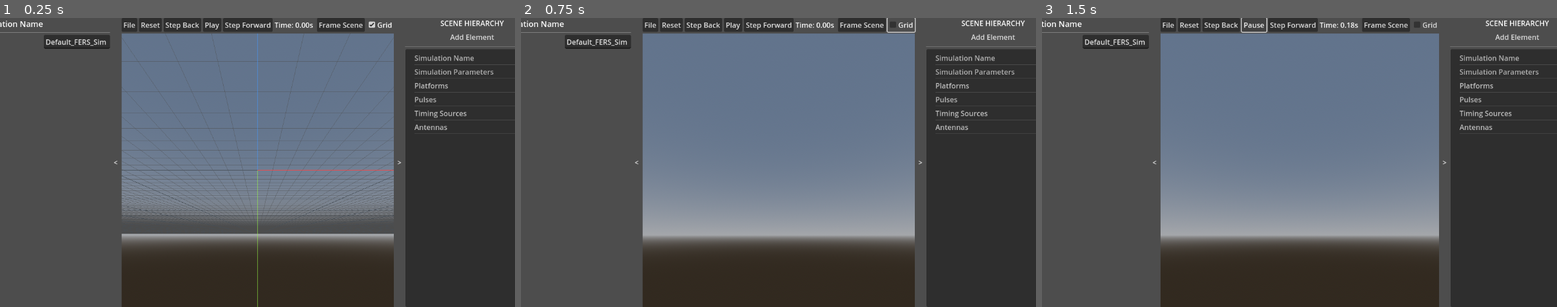
Above: before the commit, frames 1-3 (left to right).
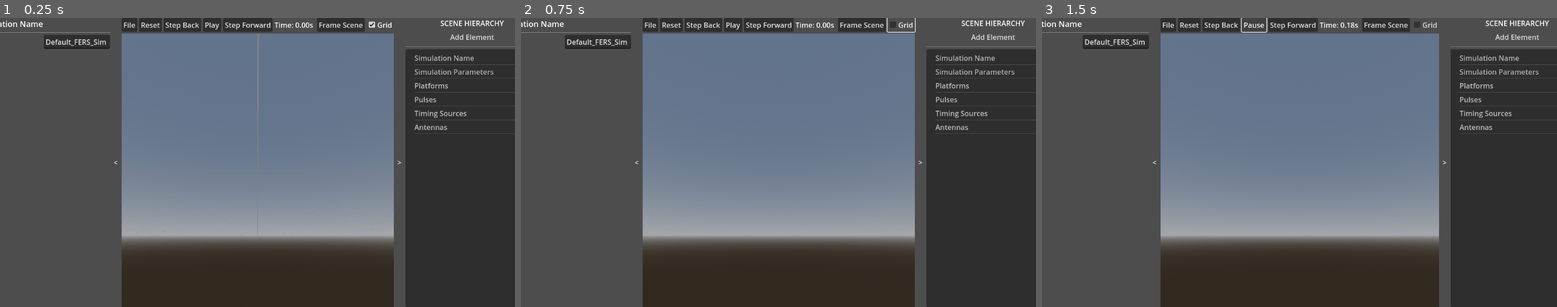
Above: after the commit, the same moments.

Repository: the-user-created/FERS_UI
Game: Godot game, scene res://scenes/main.tscn
Same seed, same stepped clock (60 frames per second), same inputs: the game is played once before the commit and once after it.
Inputs:
- Up to frame 1 (0.25 s): no input
- Up to frame 2 (0.75 s): click "Grid" at 0.5 s
- Up to frame 3 (1.5 s): click "Play" at 1.25 s

The runs differ from the first frame. In frame 1, 6.5% of the frame differs, in the area x 23-77%, y 5-100%; in frame 2, nothing differs; in frame 3, nothing differs.

Commit message:
feat: implement very basic grid shader

Diff:
--- /dev/null
+++ b/assets/shaders/grid_shader.gdshader
@@ -0,0 +1,38 @@
+shader_type spatial;
+// Unshaded so it's not affected by lighting.
+// Cull disabled so it's visible from below.
+// Blend mix so alpha channel is used for transparency.
+render_mode unshaded, cull_disabled, blend_mix;
+
+uniform vec4 grid_color : source_color = vec4(0.5, 0.5, 0.5, 1.0);
+uniform float grid_spacing = 10.0;
+uniform float line_width = 0.05;
+
+// The vertex's world-space position, passed from the vertex shader.
+varying vec3 world_position;
+
+void vertex() {
+	// Pass the world-space position of the vertex to the fragment shader.
+	world_position = (MODEL_MATRIX * vec4(VERTEX, 1.0)).xyz;
+}
+
+void fragment() {
+	// The fragment shader is executed on the XZ plane of the quad.
+	// We check if the fragment's world position is on a grid line.
+
+	// This calculates distance to the nearest grid line on both X and Z axes.
+	float dist_x = min(mod(world_position.x, grid_spacing), grid_spacing - mod(world_position.x, grid_spacing));
+	float dist_z = min(mod(world_position.z, grid_spacing), grid_spacing - mod(world_position.z, grid_spacing));
+
+	// The distance to the nearest line (either vertical or horizontal).
+	float min_dist = min(dist_x, dist_z);
+
+	// If the distance is less than half the desired line width, this pixel is on a line.
+	if (min_dist < line_width / 2.0) {
+		ALBEDO = grid_color.rgb;
+		ALPHA = grid_color.a;
+	} else {
+		// Otherwise, discard the pixel to make it fully transparent.
+		discard;
+	}
+}
--- a/scripts/views/world_3d_view.gd
+++ b/scripts/views/world_3d_view.gd
@@ -15,12 +15,9 @@
 @export var boresight_length: float = 30.0 # Default length for boresight visuals
 @export_category("Grid")
 @export var show_grid: bool = true
-@export var grid_max_render_size: float = 1000.0
-@export var major_line_color := Color.from_string("474f57", Color.DARK_SLATE_GRAY)
-@export var minor_line_color := Color(0.3, 0.3, 0.3, 0.5)
-@export var x_axis_color := Color.from_string("ff4444", Color.RED)
-@export var y_axis_color := Color.from_string("99ff44", Color.GREEN)
-@export var z_axis_color := Color.from_string("4499ff", Color.BLUE)
+@export var grid_color: Color = Color(0.5, 0.5, 0.5, 1.0)
+@export var grid_spacing: float = 10.0
+@export var grid_line_width: float = 0.05
 
 # --- ONREADY VARIABLES ---
 @onready var world_3d_root: Node3D = %world_3d_root
@@ -38,8 +35,6 @@
 var _cubic_dd_cache: Dictionary = {}
 var _cubic_rot_dd_cache: Dictionary = {}
 # --- STATE ---
-var _last_grid_camera_distance := 0.0
-var _last_grid_target_position := Vector3.INF
 var _has_focus: bool = false
 
 func _ready() -> void:
@@ -61,9 +56,8 @@
 	call_deferred("_populate_and_position_initial_platforms")
 
 	# Initialize grid visibility and draw it for the first time
+	_setup_grid()
 	grid_mesh_instance.visible = show_grid
-	if show_grid:
-		_update_grid()
 
 
 func _populate_and_position_initial_platforms() -> void:
@@ -667,73 +661,33 @@
 	show_grid = should_show
 	if is_instance_valid(grid_mesh_instance):
 		grid_mesh_instance.visible = show_grid
-		if show_grid:
-			_update_grid() # Redraw if it was just made visible
-
-
-func _update_grid() -> void:
-	# TODO: This grid should be rendered via a shader.
-	# TODO: The axis lines should be rendered along with the grid lines and should extend to infinity.
-	if not is_instance_valid(grid_mesh_instance): return
-
-	var imm_mesh := ImmediateMesh.new()
-	var mat := StandardMaterial3D.new()
-	mat.shading_mode = StandardMaterial3D.SHADING_MODE_UNSHADED
-	mat.albedo_color = Color.WHITE # This will be overridden by vertex colors
-	mat.vertex_color_use_as_albedo = true
-	mat.transparency = StandardMaterial3D.TRANSPARENCY_ALPHA
-	grid_mesh_instance.mesh = imm_mesh
-	grid_mesh_instance.material_override = mat
-
-	# Adaptive grid spacing
-	var step = pow(10, floor(log(max(1.0, _camera_distance / 10.0)) / log(10)))
-	var major_step = step * 10
-	var grid_center = Vector3(
-		snapped(_target_position.x, major_step),
-		0,
-		snapped(_target_position.z, major_step)
-	)
-
-	imm_mesh.surface_begin(Mesh.PRIMITIVE_LINES)
-
-	var half_size = grid_max_render_size / 2.0
-	var num_lines = int(half_size / step)
-
-	# Draw minor/major grid lines on XZ plane
-	for i in range(-num_lines, num_lines + 1):
-		var offset = i * step
-		var color = major_line_color if fmod(offset, major_step) == 0.0 else minor_line_color
-
-		# Lines parallel to Z axis
-		imm_mesh.surface_set_color(color)
-		imm_mesh.surface_add_vertex(grid_center + Vector3(offset, 0, -half_size))
-		imm_mesh.surface_set_color(color)
-		imm_mesh.surface_add_vertex(grid_center + Vector3(offset, 0, half_size))
-
-		# Lines parallel to X axis
-		imm_mesh.surface_set_color(color)
-		imm_mesh.surface_add_vertex(grid_center + Vector3(-half_size, 0, offset))
-		imm_mesh.surface_set_color(color)
-		imm_mesh.surface_add_vertex(grid_center + Vector3(half_size, 0, offset))
-
-	# Draw main axes
-	# Y axis (Green)
-	imm_mesh.surface_set_color(y_axis_color)
-	imm_mesh.surface_add_vertex(Vector3(0, -grid_max_render_size, 0))
-	imm_mesh.surface_set_color(y_axis_color)
-	imm_mesh.surface_add_vertex(Vector3(0, grid_max_render_size, 0))
-	# X axis (Red)
-	imm_mesh.surface_set_color(x_axis_color)
-	imm_mesh.surface_add_vertex(Vector3.ZERO)
-	imm_mesh.surface_set_color(x_axis_color)
-	imm_mesh.surface_add_vertex(Vector3(grid_max_render_size, 0, 0))
-	# Z axis (Blue)
-	imm_mesh.surface_set_color(z_axis_color)
-	imm_mesh.surface_add_vertex(Vector3.ZERO)
-	imm_mesh.surface_set_color(z_axis_color)
-	imm_mesh.surface_add_vertex(Vector3(0, 0, grid_max_render_size))
-
-	imm_mesh.surface_end()
+
+
+func _setup_grid() -> void:
+	if not is_instance_valid(grid_mesh_instance):
+		return
+
+	# Create the Grid Plane Geometry
+	var plane_mesh := QuadMesh.new()
+	# The QuadMesh is on the XY plane by default. We rotate it to lie on the XZ plane.
+	grid_mesh_instance.rotation_degrees = Vector3(-90, 0, 0)
+
+	# Make it large enough to cover the camera's view, even when zoomed out.
+	var plane_size := camera.far * 2.0
+	plane_mesh.size = Vector2(plane_size, plane_size)
+	grid_mesh_instance.mesh = plane_mesh
+
+	# Create and apply shader material
+	var grid_shader := load("res://assets/shaders/grid_shader.gdshader")
+	var grid_material := ShaderMaterial.new()
+	grid_material.shader = grid_shader
+
+	# Set uniforms from the exported script variables
+	grid_material.set_shader_parameter("grid_color", grid_color)
+	grid_material.set_shader_parameter("grid_spacing", grid_spacing)
+	grid_material.set_shader_parameter("line_width", grid_line_width)
+
+	grid_mesh_instance.material_override = grid_material
 
 
 # --- Rotation Interpolation ---
@@ -965,15 +919,6 @@
 			_camera_yaw += orbit_input.x * keyboard_orbit_speed * delta
 			_camera_pitch = clamp(_camera_pitch + orbit_input.y * keyboard_orbit_speed * delta, -PI / 2.0 + 0.01, PI / 2.0 - 0.01)
 
-	if show_grid:
-		# Check if we need to redraw the grid (camera moved significantly)
-		var dist_check = abs(_camera_distance - _last_grid_camera_distance) > _last_grid_camera_distance * 0.1
-		var pos_check = _target_position.distance_to(_last_grid_target_position) > 1.0
-		if dist_check or pos_check:
-			_update_grid()
-			_last_grid_camera_distance = _camera_distance
-			_last_grid_target_position = _target_position
-
 	_update_dynamic_view_elements()
 	_update_camera_transform()
 
Not shown, added: assets/shaders/grid_shader.gdshader.uid
